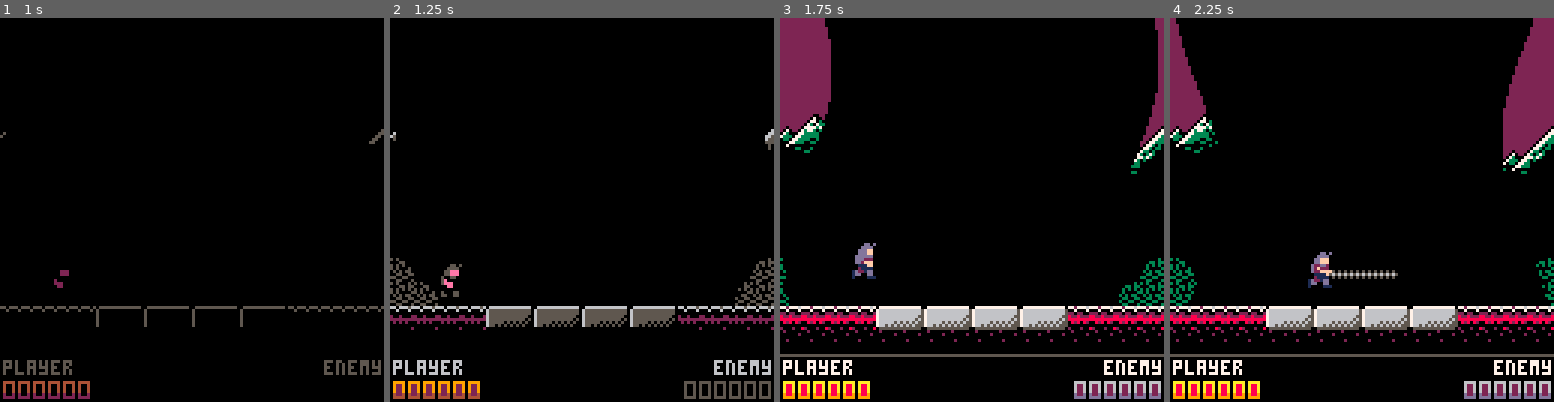
Above: before the commit, frames 1-4 (left to right).
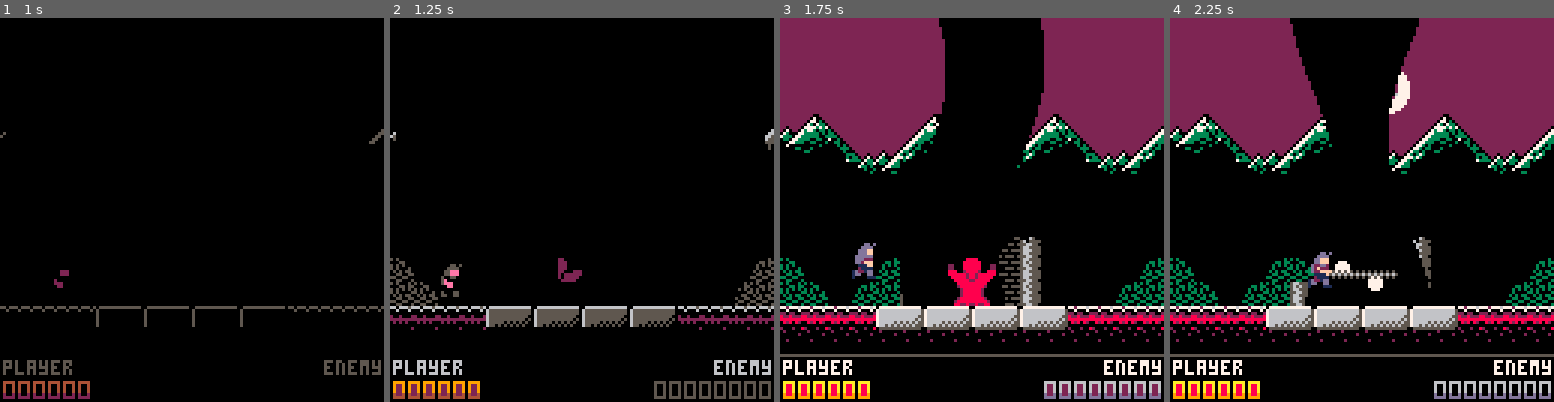
Above: after the commit, the same moments.

Repository: Mush101/demoncastle
Game: PICO-8 cartridge vampire.p8
The game is run twice, just before and just after one commit, with the same random seed, the same clock (stepped at 60 frames per second) and the same inputs.
Inputs:
- Up to frame 1 (1 s): tap X (X key) at 0.33 s; tap O (Z key) at 0.7 s
- Up to frame 2 (1.25 s): tap X (X key) at 1.07 s
- Up to frame 3 (1.75 s): hold Right from 1.6 s (still down); tap O (Z key) at 1.7 s
- Up to frame 4 (2.25 s): tap X (X key) at 1.85 s; release Right at 2.1 s; tap O (Z key) at 2.1 s; hold Up from 2.15 s (still down)

Frame 1 is identical in both runs. In frame 2, 0.4% of the frame differs, in the area x 43-76%, y 62-100%; in frame 3, 24%, in the area x 1-99%, y 0-100%; in frame 4, 23%.

Commit message:
Added the summoner enemy

Diff:
--- a/vampire.p8
+++ b/vampire.p8
@@ -1305,6 +1305,38 @@
 	self.y+=8
 	self:update_slaves()
 end
+
+--------------------------------------------------------------------------------
+
+summoner = enemy:new({s=229, health=8, max_health=8, width=16, height=16, timer=0})
+
+function summoner:init()
+	slimeboss.init(self)
+end
+
+function summoner:update()
+	self:boss_health()
+	if (self:offscreen()) return
+	p_width=8
+	self.timer+=1
+	if self.timer>20 then
+		self.timer=0
+		self.s=459-self.s
+	end
+	if self.invul>0 then
+		self:fly_when_hit()
+		self.health=0
+	else
+		if self:die_when_dead() then
+			self:hit_player()
+		end
+	end
+	self.f=false
+	self:update_slaves()
+end
+
+--------------------------------------------------------------------------------
+
 --------------------------------------------------------------------------------
 
 platform = actor:new({width=16, height=3, s=48, speed = 0.005, xw=0, yw=0, pal_type=0, depth=-5})
@@ -1820,6 +1852,10 @@
 			play_music(-1)
 		end
 	end
+
+	local s=summoner:new({x=56, y=80})
+	s:init()
+	add_actor(s)
 end
 
 function char_to_int(c)
@@ -2295,14 +2331,14 @@
 7777555577755500001220020001222200000000888888280088882824444444444444422d622626262222222222555551111155555522225555111100000000
 555555505555500000122222000122220000000008888828000888282244f44444443444d6d22d66662222222225555511111115555555555555111100000000
 5555500055500000000122220001222200000000008888820008888222244444444444f4462222ddd55555555555555111111111505555555551111100000000
-00111100001111100001222200012222000000000008888800088888522224443f3444444d6ddd0665555ddd5555551111111111111555551111111100000000
-01222210012222710001222200012202000000000008888800002888555222244444444346dd65d6d55226062222511111551111111111111111111100000000
-012222211222221100001222000012220000000000002888000028881555222224444f44222225d6052222222222511111111111111111111111111100000000
-122221711222210000001202000011220000000000002888000028881155522222244442222255d6622222622225511111111111111111111111111100000000
-122221111222271000001202000001110000000000002882000028821115555222222222222555dd6226d6d6d655511111111111111551111111551100000000
-121171001222211000001222000000110000000000028882000288825111555552222222225552d0626d6ddd6d55111111115511111111111111111100000000
-171011000122271000000122000000000000000000288822002888221111115555555555555552222dd222222551111111111111111111111111111100000000
-01100000001111100000001100000000000000000088882200888822115511115555555555522222222222225511111111111111111111115511111100000000
+00111100001111100001222200012222000000008888800088882000522224443f3444444d6ddd0665555ddd5555551111111111111555551111111100000000
+01222210012222710001222200012202000000008888200088820000555222244444444346dd65d6d55226062222511111551111111111111111111100000000
+012222211222221100001222000012220000000088820000888200001555222224444f44222225d6052222222222511111111111111111111111111100000000
+122221711222210000001202000011220000000088820000888200001155522222244442222255d6622222622225511111111111111111111111111100000000
+122221111222271000001202000001110000000088820000888200001115555222222222222555dd6226d6d6d655511111111111111551111111551100000000
+121171001222211000001222000000110000000088882000888820005111555552222222225552d0626d6ddd6d55111111115511111111111111111100000000
+171011000122271000000122000000000000000088888200888882001111115555555555555552222dd222222551111111111111111111111111111100000000
+01100000001111100000001100000000000000002822880028228800115511115555555555522222222222225511111111111111111111115511111100000000
 __gff__
 0000000000000000000000000000000000000000000000000000000000000000000000000000000000000000000000000000000000000000000000000000000001010206030700000901010103070009000000010101000008010101010108090000000000000000000101010101080801010100000000000307010100000000
 0000000000000000000000000000000000000000000000000000000000000000000000000000000000000000000000000000000000000000000000000000000000000000000000000000000000000000000000000000000000000000000000000000000000000000000000000000000000000000000000000000000000000000
